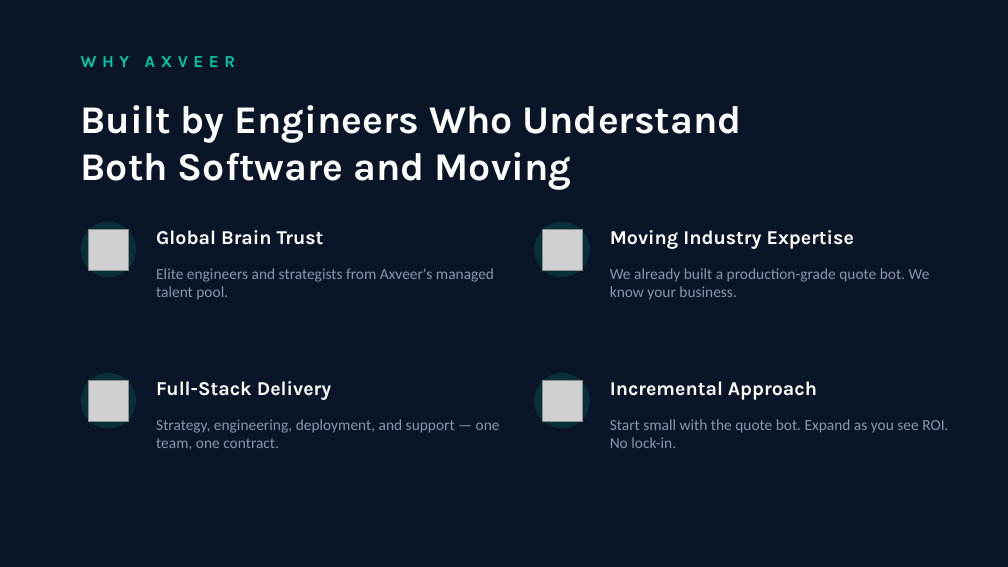
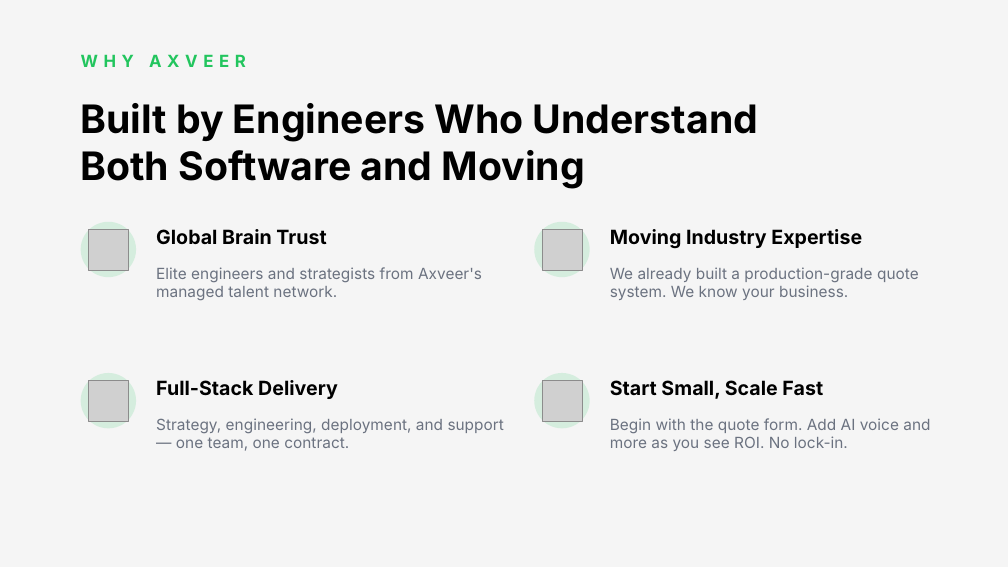
Before and after one commit to chiliec/moovers, a slide deck: slide 8 of Axveer-Moving-Automation.pptx (slide 7 before the commit). Drawn at 1008x567 pixels with LibreOffice and Linux fonts; fonts in the diff are those of the drawing; grey boxes stand for pictures. Boxes give left, top, right and bottom in pixels: in the first picture for what was removed or moved away, otherwise in the second. Text is boxed around its words. In the diff, an @@ line names an element or a change of style, - is before the commit and + after.

```diff
--- a/Axveer-Moving-Automation.pptx
+++ b/Axveer-Moving-Automation.pptx
@@ background #0A1628 to #F5F5F5 @@
@@ text "WHY AXVEER" at [81,54,246,67]: font Karla to Inter, text colour #00C9A7 to #22C55E @@
@@ text at [156,267,482,300]: text changed; font Calibri to Inter; text colour #8896AB to #6B7280 @@
-Elite engineers and strategists from Axveer's managed talent pool.
+Elite engineers and strategists from Axveer's managed talent network.
@@ text at [610,267,919,300]: text changed; font Calibri to Inter; text colour #8896AB to #6B7280 @@
-We already built a production-grade quote bot. We know your business.
+We already built a production-grade quote system. We know your business.
@@ font Karla to Inter, text colour #FFFFFF to #000000 in 4 elements at [81,103,758,188], [156,229,326,245], [610,229,862,249], [156,380,338,399] @@
@@ fill #00C9A7 at 15% opacity to #22C55E at 15% opacity in 4 elements at [81,222,136,277], [534,222,590,277], [81,373,136,428], [534,373,590,428] @@
@@ text at [610,380,823,399]: text changed; font Karla to Inter; text colour #FFFFFF to #000000 @@
-Incremental Approach
+Start Small, Scale Fast
@@ text "Strategy, engineering, deployment, and support ..." at [156,418,504,451]: font Calibri to Inter, text colour #8896AB to #6B7280 @@
@@ text at [610,418,930,451]: text changed; font Calibri to Inter; text colour #8896AB to #6B7280 @@
-Start small with the quote bot. Expand as you see ROI. No lock-in.
+Begin with the quote form. Add AI voice and more as you see ROI. No lock-in.
```
Also in this commit, not shown: 5 other slides changed, 3 slides added, 3 slides removed, 3 other files.
